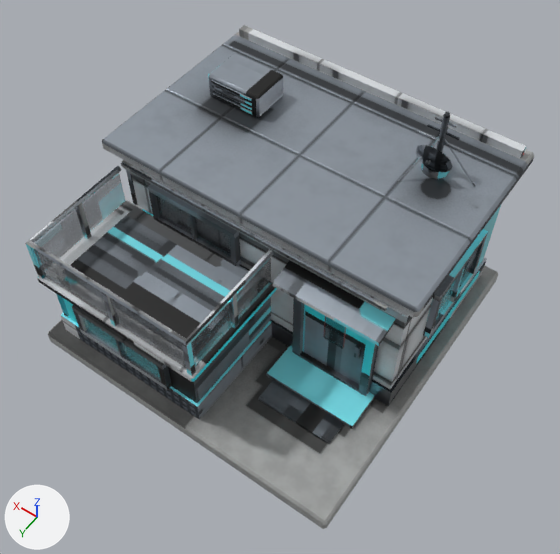
Before and after pictures for a commit that changed the FBX model modelos/planeta_humano/casa_pequena_c/casa_pequena_c.fbx.
Both versions are drawn from a camera (50 mm lens) standing at (-6.58, 9.2, 15.82) and looking at (-0.47, 0.64, 2.38). The axes (+X, +Y, +Z) are drawn at lower left. The lights are the same throughout. The first picture is the older version. Vertices at exactly the same position are counted once.

The scene before the commit, as lines of its bpy script (objects in view):
```python
me_casa_pequena_c = bpy.data.meshes.new('casa_pequena_c')
me_casa_pequena_c.from_pydata(...)  # 718 vertices, 645 faces; spans x -4.0..4.0, y -4.0..4.0, z 0.0..5.9
me_casa_pequena_c.materials.append(mat_casa_pequena_c_mat)
me_casa_pequena_c_cristal = bpy.data.meshes.new('casa_pequena_c_cristal')
me_casa_pequena_c_cristal.from_pydata(...)  # 96 vertices, 72 faces; spans x -3.68..3.73, y -3.68..3.73, z 1.2..3.48
me_casa_pequena_c_cristal.materials.append(mat_casa_pequena_c_mat_cristal)
me_casa_pequena_c_neon = bpy.data.meshes.new('casa_pequena_c_neon')
me_casa_pequena_c_neon.from_pydata(...)  # 40 vertices, 38 faces; spans x -3.3..3.77, y 0.99..3.76, z 1.7..4.15
me_casa_pequena_c_neon.materials.append(mat_casa_pequena_c_mat_neon)
me_casa_pequena_c_puerta = bpy.data.meshes.new('casa_pequena_c_puerta')
me_casa_pequena_c_puerta.from_pydata(...)  # a box spanning x -2.95..-1.35, y 0.86..0.98, z 0.58..3.08
me_casa_pequena_c_puerta.materials.append(mat_casa_pequena_c_mat)
ob_casa_pequena_c = bpy.data.objects.new('casa_pequena_c', me_casa_pequena_c)
ob_casa_pequena_c.location = (0.0, 0.0, 0.0)
ob_casa_pequena_c_cristal = bpy.data.objects.new('casa_pequena_c_cristal', me_casa_pequena_c_cristal)
ob_casa_pequena_c_cristal.location = (0.0, 0.0, 0.0)
ob_casa_pequena_c_neon = bpy.data.objects.new('casa_pequena_c_neon', me_casa_pequena_c_neon)
ob_casa_pequena_c_neon.location = (0.0, 0.0, 0.0)
ob_casa_pequena_c_puerta = bpy.data.objects.new('casa_pequena_c_puerta', me_casa_pequena_c_puerta)
ob_casa_pequena_c_puerta.location = (0.0, 0.0, 0.0)
```
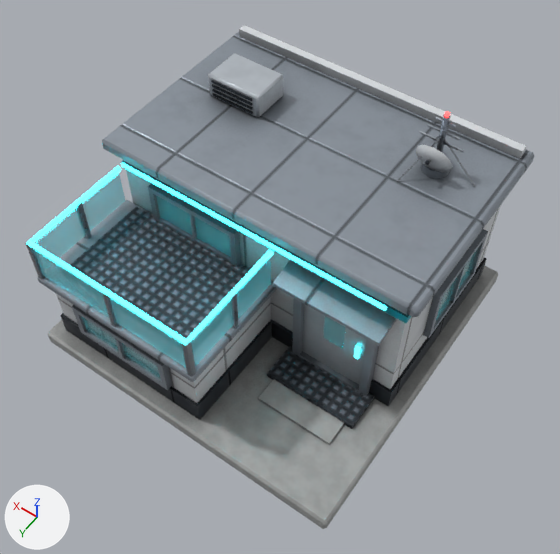
Location of each change, [x1, y1, x2, y2] in pixels of the pictures (560 x 554 px):
```json
{"part": 1, "of": "me_casa_pequena_c_cristal", "change": "surface changed", "before": [34, 174, 478, 379], "after": [34, 174, 478, 379]}
{"part": 2, "of": "me_casa_pequena_c", "change": "added", "after": [73, 311, 84, 331], "on screen": "mostly hidden"}
{"part": 3, "of": "me_casa_pequena_c", "change": "surface changed", "before": [25, 25, 534, 514], "after": [25, 25, 534, 514]}
{"part": 4, "of": "me_casa_pequena_c_neon", "change": "surface changed", "before": [26, 162, 387, 359], "after": [26, 162, 387, 359]}
{"part": 5, "of": "me_casa_pequena_c_puerta", "change": "surface changed", "before": [302, 304, 367, 385], "after": [302, 304, 367, 385]}
```

Scene script edits in JSON lines:
```json
{"block": "me_casa_pequena_c_puerta", "where": "me_casa_pequena_c_puerta.from_pydata(...)  # 8 vertices, 6 faces; spans x -2.95..-1.35, y 0.86..0.98, z 0.58..3.08"}
{"block": "me_casa_pequena_c_puerta", "where": "# used by ob_casa_pequena_c_puerta; location = (0.0, 0.0, 0.0)"}
{"block": "me_casa_pequena_c_puerta", "change": "me_casa_pequena_c_puerta part 5: texture (UV) coordinates of 6 of 6 faces, centred in x -2.95..-1.35, y 0.86..0.98, z 0.58..3.08, changed; they spanned u 0.51..0.98, v 0.19..0.94 and now span u 0.79..0.99, v 0.0..0.83"}
{"block": "me_casa_pequena_c", "where": "# used by ob_casa_pequena_c; location = (0.0, 0.0, 0.0)"}
{"op": "remove", "block": "me_casa_pequena_c", "code": "me_casa_pequena_c.from_pydata(...)  # 718 vertices, 645 faces; spans x -4.0..4.0, y -4.0..4.0, z 0.0..5.9"}
{"op": "add", "block": "me_casa_pequena_c", "code": "me_casa_pequena_c.from_pydata(...)  # 728 vertices, 645 faces; spans x -4.0..4.0, y -4.0..4.0, z 0.0..5.9"}
{"block": "me_casa_pequena_c", "change": "me_casa_pequena_c part 2: 6 vertices added at x 2.9..3.74, y 2.9..3.75, z 1.25..1.9"}
{"block": "me_casa_pequena_c", "change": "me_casa_pequena_c part 3: 592 kept faces spanning x -4.0..4.0, y -4.0..4.0, z 0.0..5.9 get new texture (UV) coordinates"}
{"block": "me_casa_pequena_c", "change": "other edits to the shape of me_casa_pequena_c do not show in these pictures"}
{"block": "me_casa_pequena_c_neon", "where": "# used by ob_casa_pequena_c_neon; location = (0.0, 0.0, 0.0)"}
{"op": "remove", "block": "me_casa_pequena_c_neon", "code": "me_casa_pequena_c_neon.from_pydata(...)  # 40 vertices, 38 faces; spans x -3.3..3.77, y 0.99..3.76, z 1.7..4.15"}
{"op": "add", "block": "me_casa_pequena_c_neon", "code": "me_casa_pequena_c_neon.from_pydata(...)  # 40 vertices, 38 faces; spans x -3.3..3.77, y 0.99..3.76, z 1.7..4.16"}
{"block": "me_casa_pequena_c_neon", "change": "me_casa_pequena_c_neon part 4: texture (UV) coordinates of 38 of 38 faces, centred in x -3.3..3.74, y 0.99..3.74, z 1.7..4.15, changed; they spanned u 0.15..0.99, v 0.0..0.99 and now span u 0.0..0.99, v 0.2..0.99"}
{"block": "me_casa_pequena_c_cristal", "where": "me_casa_pequena_c_cristal.from_pydata(...)  # 96 vertices, 72 faces; spans x -3.68..3.73, y -3.68..3.73, z 1.2..3.48"}
{"block": "me_casa_pequena_c_cristal", "where": "# used by ob_casa_pequena_c_cristal; location = (0.0, 0.0, 0.0)"}
{"block": "me_casa_pequena_c_cristal", "change": "me_casa_pequena_c_cristal part 1: texture (UV) coordinates of 72 of 72 faces, centred in x -3.68..3.73, y -3.68..3.73, z 1.2..3.48, changed; they spanned u 0.05..0.98, v 0.11..0.99 and now span u 0.03..0.99, v 0.0..0.99"}
```
